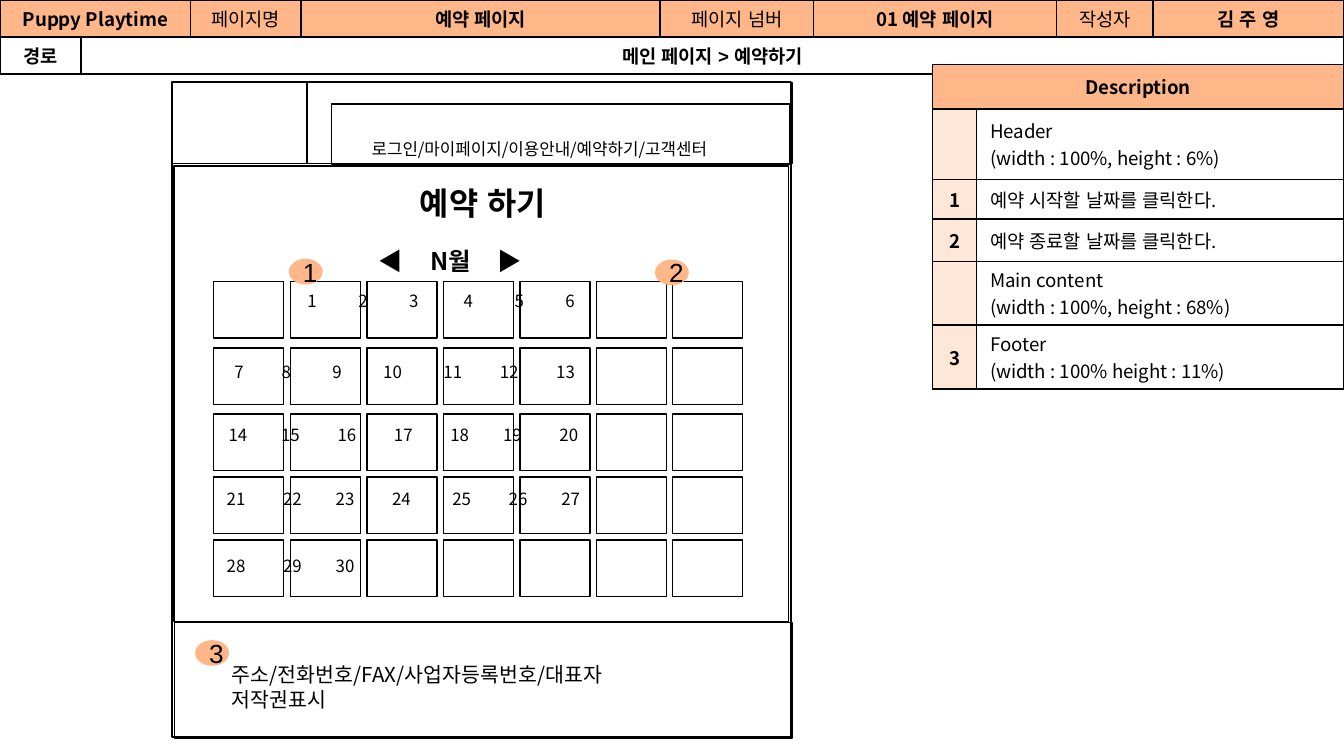
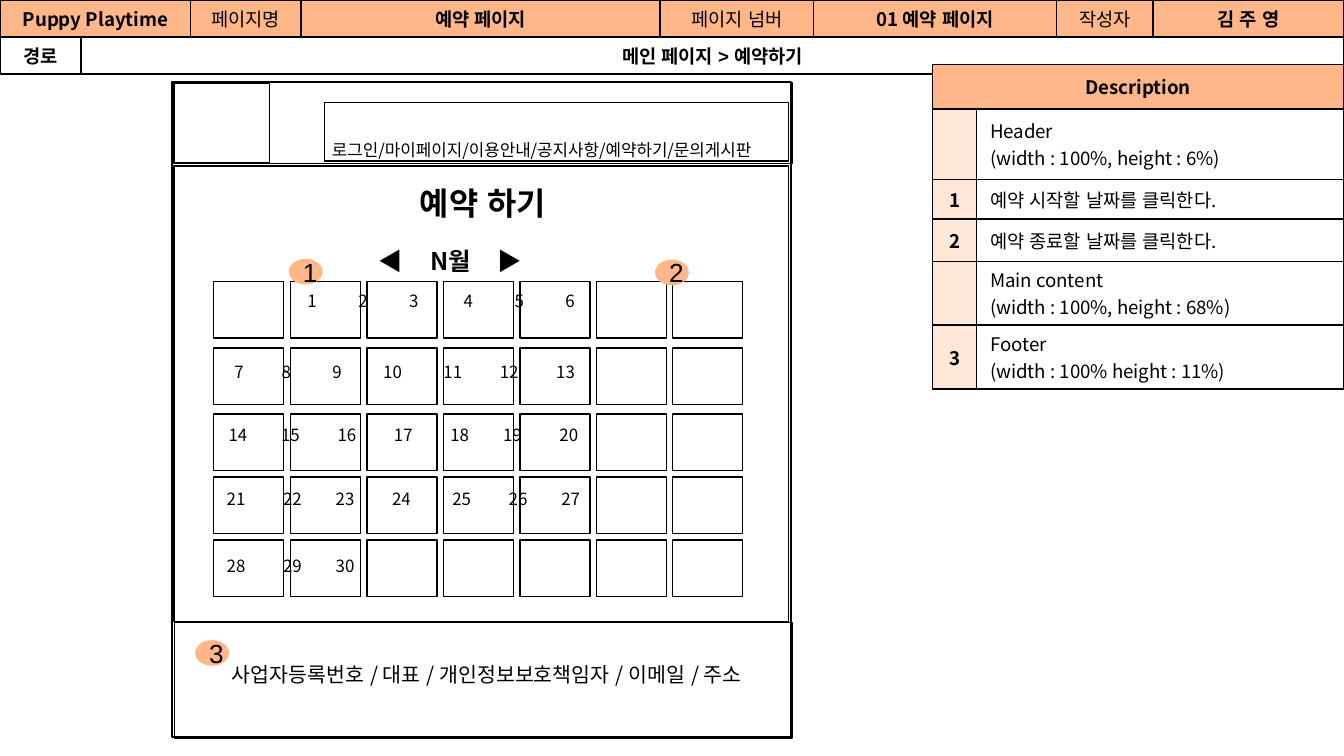
Before and after one commit to Jogging-Kim-Chaebak/PuppyPlaytime, a slide deck: slide 28 of 프로젝트 산출물/9. 스토리보드/Puppy Playtime 사용자 스토리보드.pptx. Drawn at 1344x756 pixels with LibreOffice and Linux fonts; fonts in the diff are those of the drawing. Boxes give left, top, right and bottom in pixels: in the first picture for what was removed or moved away, otherwise in the second. Text is boxed around its words. In the diff, an @@ line names an element or a change of style, - is before the commit and + after.

```diff
--- a/프로젝트 산출물/9. 스토리보드/Puppy Playtime 사용자 스토리보드.pptx
+++ b/프로젝트 산출물/9. 스토리보드/Puppy Playtime 사용자 스토리보드.pptx
@@ rectangle: place and size @@
-rectangle at (172, 82, 306, 164)
+rectangle at (173, 83, 269, 163)
@@ rectangle: place and size @@
-rectangle at (331, 103, 789, 164)
+rectangle at (324, 102, 788, 160)
@@ text at (332, 142, 751, 161): text changed @@
-로그인/마이페이지/이용안내/예약하기/고객센터
+로그인/마이페이지/이용안내/공지사항/예약하기/문의게시판
@@ text at (232, 665, 742, 684): text changed @@
-주소/전화번호/FAX/사업자등록번호/대표자
-저작권표시
+사업자등록번호 / 대표 / 개인정보보호책임자 / 이메일 / 주소
```
Also in this commit, not shown: 4 other slides changed, 6 slides added, 5 slides removed, 9 other files.
